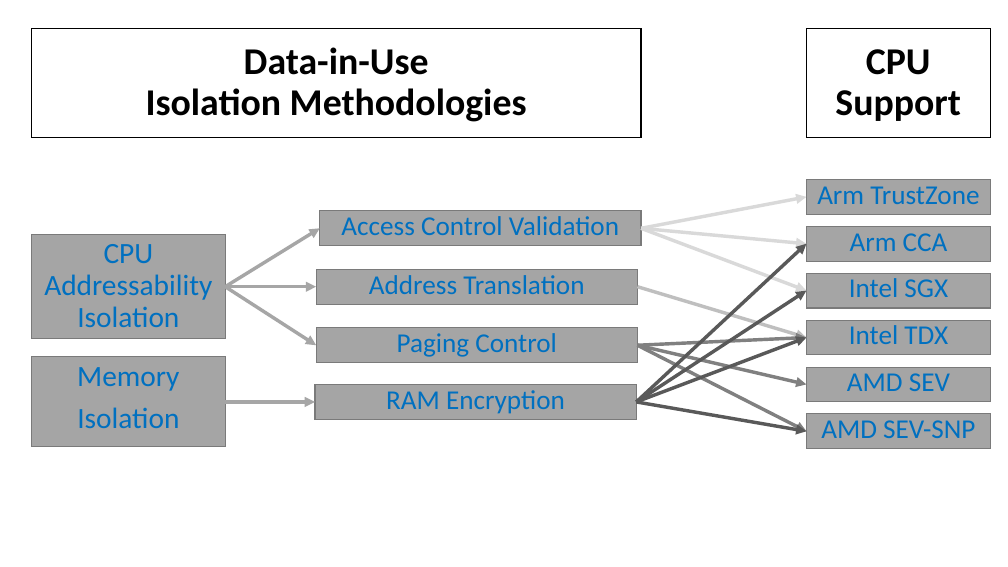
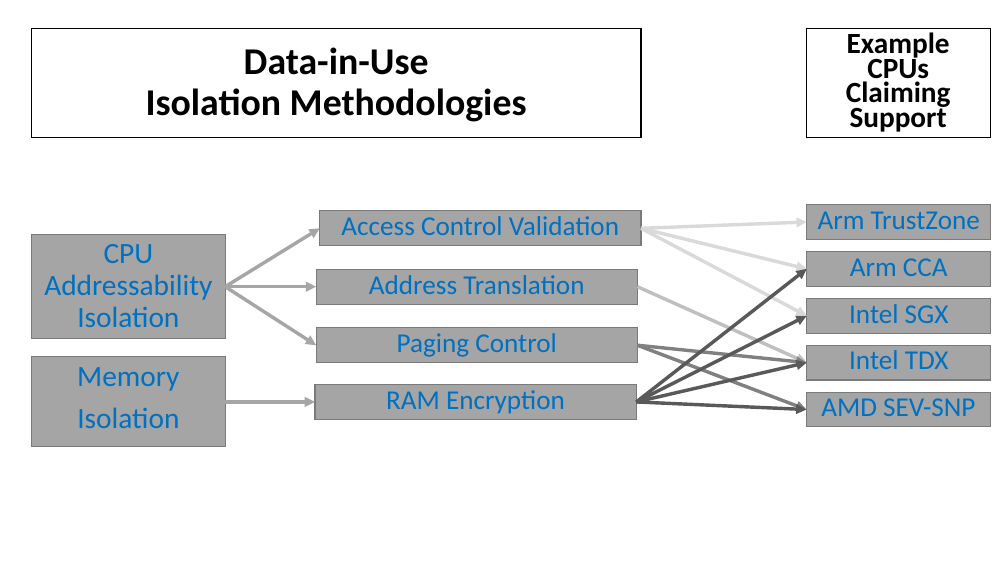
Before and after one commit to confidential-computing/governance, a slide deck: slide 2 of terminology/Image-Source.pptx. Drawn at 1008x567 pixels with LibreOffice and Linux fonts; fonts in the diff are those of the drawing. Boxes give left, top, right and bottom in pixels: in the first picture for what was removed or moved away, otherwise in the second. Text is boxed around its words. In the diff, an @@ line names an element or a change of style, - is before the commit and + after.

Commit message:
Narrow list of example technologies
Currently the TAC does not take a position on whether a specific technology
is or is not confidential computing.  Similarly it does not claim to
have a complete list.

We are already on thin ice by calling out some technologies as
"claiming support" since some may still interpret this as endorsement of
said claims, so it would seem best to be very conservative about including
things if we continue to include them, and only refer to them as
examples.

There is apparently some debate around the strength of some technologies
(e.g., SEV as opposed to SEV-SNP), so this proposal is to only mention things
that are not debated so as to not take any position in the debate, while
adding the word "Examples" in the diagrams to make it clear it is not
intended to be a complete list.

```diff
--- a/terminology/Image-Source.pptx
+++ b/terminology/Image-Source.pptx
@@ text in rectangle at (846,32,951,132): text changed; size 36 to 27.9 pt @@
-CPU Support
+Example CPUs Claiming Support
@@ arrow moved from (641, 228) - (807, 290) to (641, 228) - (807, 316) @@
@@ arrow moved from (641, 228) - (807, 243) to (641, 228) - (807, 269) @@
@@ arrow moved from (641, 228) - (807, 197) to (641, 228) - (807, 222) @@
@@ arrow moved from (637, 402) - (807, 243) to (637, 402) - (807, 269) @@
@@ arrow moved from (637, 287) - (807, 337) to (637, 287) - (807, 363) @@
@@ 4 rectangles: place and size @@
-4 rectangles at (807,180,991,355)
+4 rectangles at (807,205,991,380)
@@ arrow moved from (637, 402) - (807, 290) to (637, 402) - (807, 316) @@
@@ arrow moved from (637, 346) - (807, 337) to (637, 346) - (807, 363) @@
@@ arrow moved from (637, 346) - (807, 431) to (637, 346) - (807, 410) @@
@@ arrow removed from (637, 346) to (807, 384) @@
@@ arrow moved from (637, 402) - (807, 337) to (637, 402) - (807, 363) @@
@@ rectangle removed at (807,368,991,402) @@
-AMD SEV
@@ arrow moved from (637, 402) - (807, 431) to (637, 402) - (807, 410) @@
@@ rectangle "AMD SEV-SNP": place and size @@
-rectangle "AMD SEV-SNP" at (807,414,991,449)
+rectangle "AMD SEV-SNP" at (807,392,991,427)
```
Also in this commit, not shown: 1 other slide changed, 2 other files.
